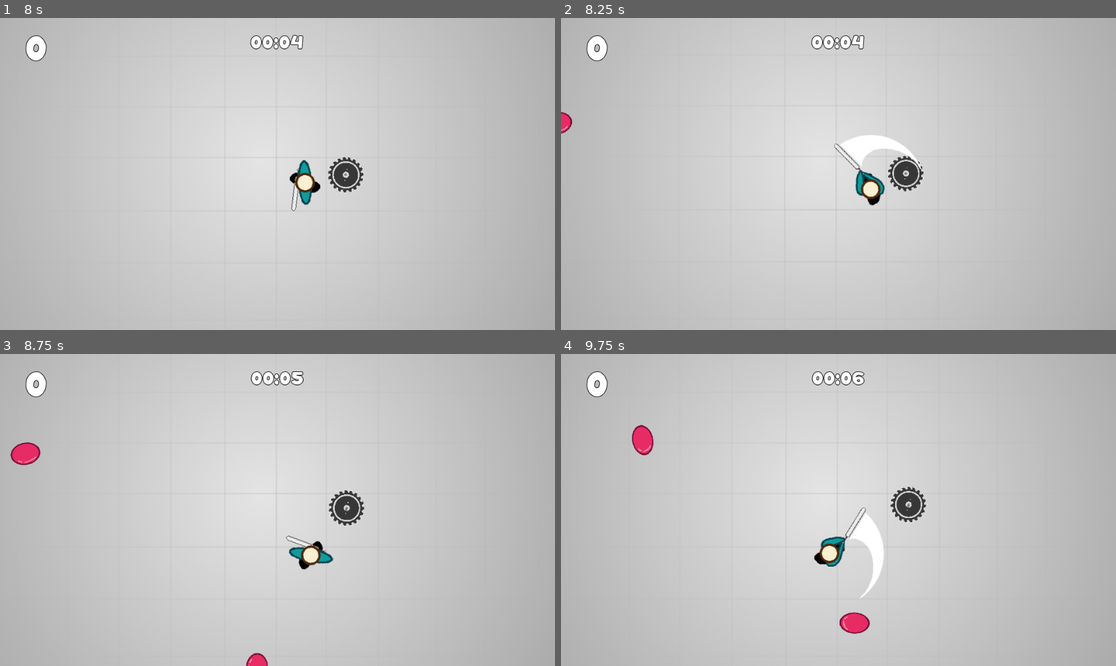
Above: before the commit, frames 1-4 (two rows, left to right).
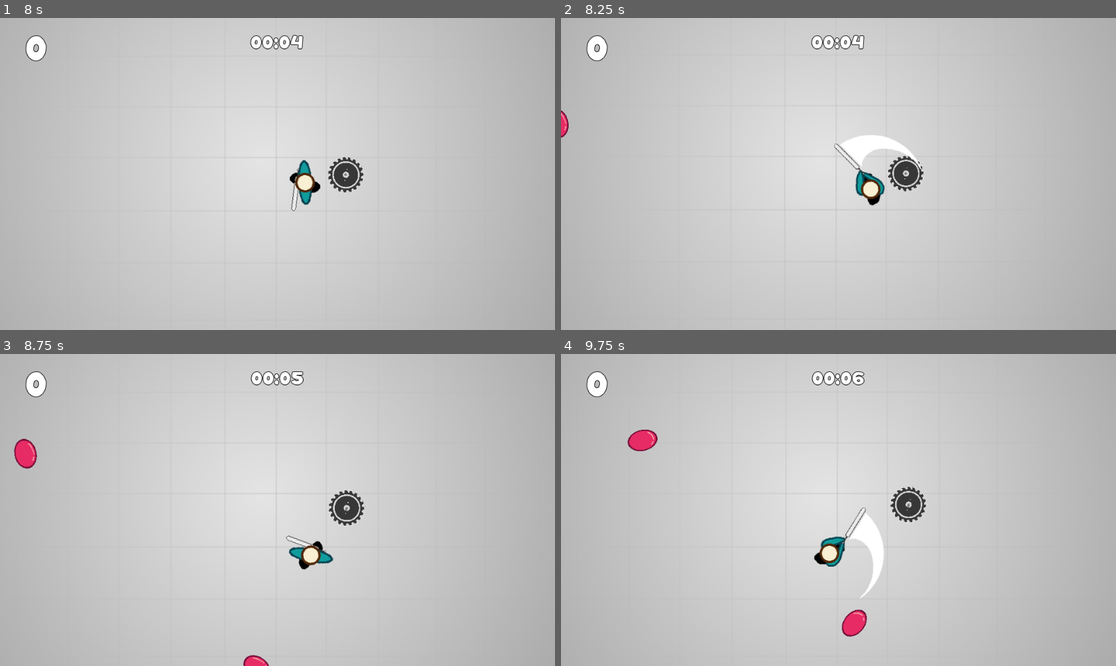
Above: after the commit, the same moments.

Repository: Zircon332/Sawblader
Game: Godot game, scene res://scenes/main.tscn
Two runs of this game, one before a commit and one after it. Both use one fixed random seed, a clock stepped at 60 frames per second and the inputs below.
Inputs (mouse positions are in pixels of both pictures, inside the frame that each line leads up to):
- Up to frame 1 (8 s): tap Enter at 0.5 s; move the mouse to (399, 158) at 0.52 s; hold D (move_right) 0.53-1.28 s; click (399, 158) at 0.6 s; move the mouse to (166, 189) at 1.27 s; hold S (move_down) 1.28-2.03 s; click (166, 189) at 1.35 s; move the mouse to (333, 105) at 2.02 s; hold D (move_right) 2.03-2.78 s; click (333, 105) at 2.1 s; move the mouse to (249, 236) at 2.77 s; hold W (move_up) 2.78-3.53 s; click (249, 236) at 2.85 s; move the mouse to (444, 220) at 3.52 s; hold A (move_left) 3.53-5.03 s; click (444, 220) at 3.6 s; move the mouse to (111, 127) at 4.27 s; click (111, 127) at 4.35 s; move the mouse to (305, 174) at 5.02 s; hold S (move_down) 5.03-5.78 s; click (305, 174) at 5.1 s; move the mouse to (194, 96) at 5.77 s; hold D (move_right) 5.78-6.53 s; click (194, 96) at 5.85 s; move the mouse to (399, 158) at 6.52 s; hold W (move_up) 6.53-7.28 s; click (399, 158) at 6.6 s; move the mouse to (166, 189) at 7.27 s; hold D (move_right) from 7.28 s (still down); click (166, 189) at 7.35 s
- Up to frame 2 (8.25 s): move the mouse to (894, 105) at 8.02 s; release D (move_right) at 8.03 s; hold S (move_down) from 8.03 s (still down); click (894, 105) at 8.1 s
- Up to frame 3 (8.75 s): keep holding S (move_down)
- Up to frame 4 (9.75 s): move the mouse to (810, 572) at 8.77 s; release S (move_down) at 8.78 s; hold A (move_left) 8.78-9.53 s; click (810, 572) at 8.85 s; move the mouse to (1005, 556) at 9.52 s; hold W (move_up) from 9.53 s (still down); click (1005, 556) at 9.6 s

Frame 1 is identical in both runs. In frame 2, less than 0.1% of the frame differs, in the area x 0-3%, y 29-39%; in frame 3, 0.3%; in frame 4, 0.4%, in the area x 11-56%, y 22-91%.

Commit message:
slime face move direction instead

Diff:
--- a/entities/slime/slime.gd
+++ b/entities/slime/slime.gd
@@ -16,10 +16,6 @@
 onready var _animation_player = $AnimationPlayer
 
 
-func _ready():
-	rotation = rand_range(0, TAU)
-
-
 func _physics_process(delta) -> void:
 	if _frozen:
 		return
@@ -35,6 +31,7 @@
 	)
 
 	direction = position.direction_to(target)
+	rotation = direction.angle()
 
 
 func _on_VisibilityNotifier2D_screen_exited():
